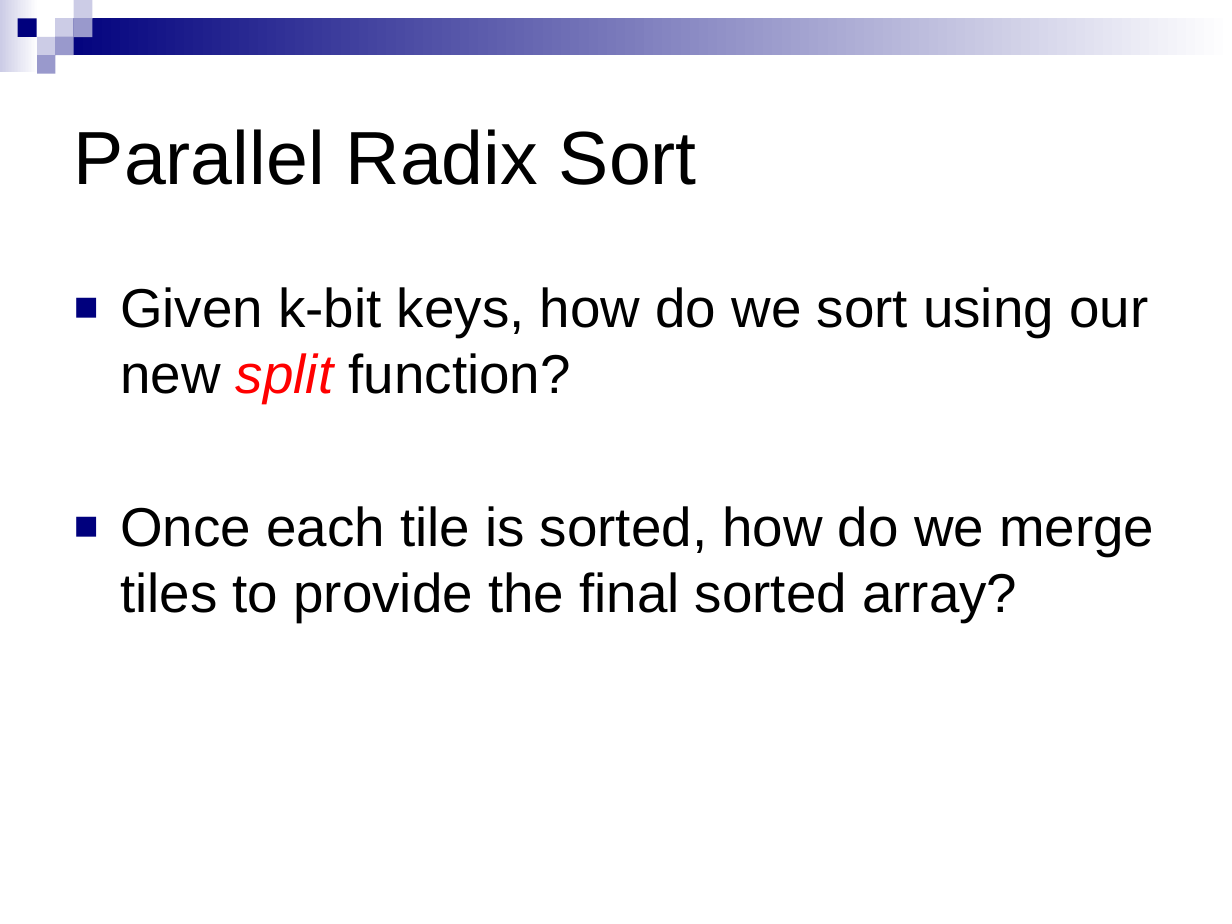
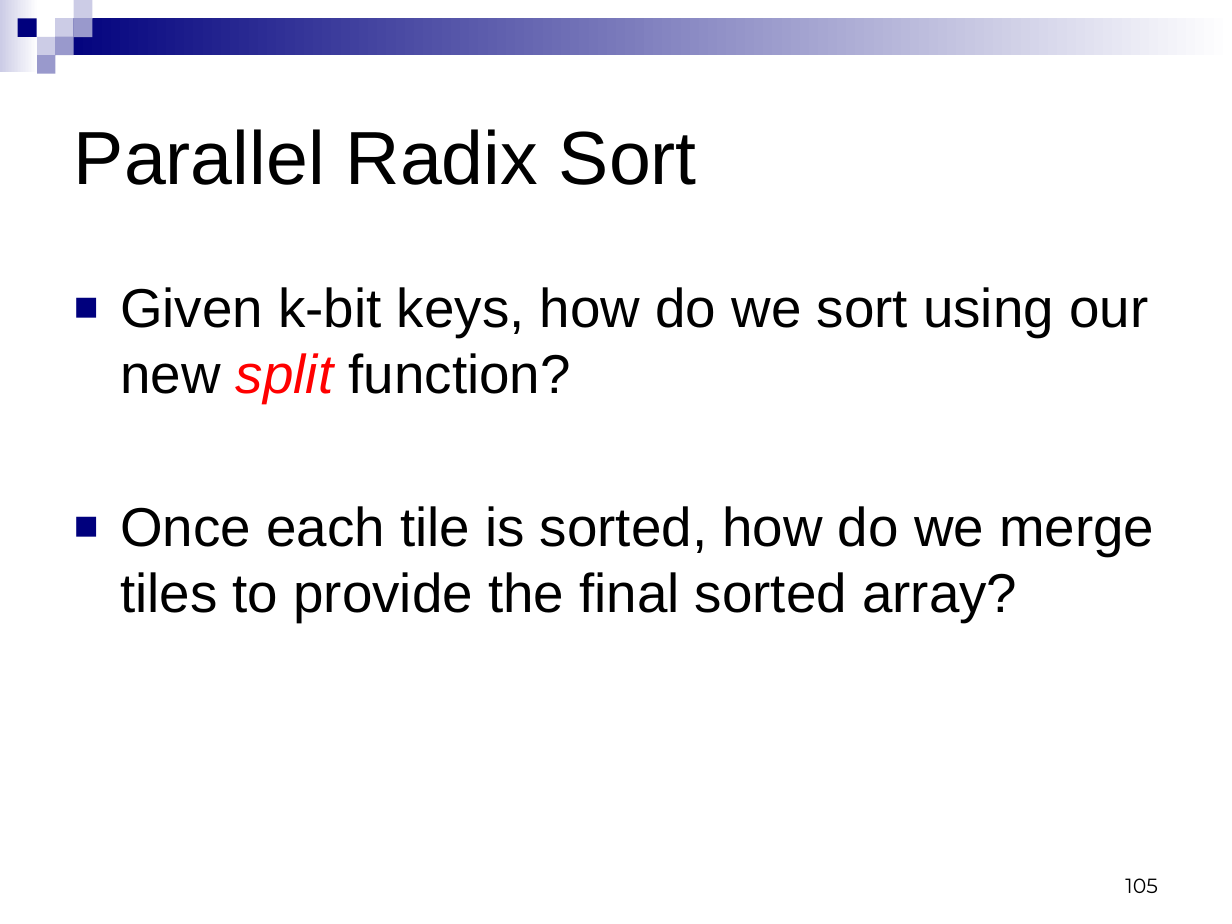
Before and after one commit to CIS565-Fall-2012/cis565-fall-2012.github.com, a slide deck: slide 105 of lectures/09-26-Parallel-Algorithms.pptx. Drawn at 1232x924 pixels with LibreOffice and Linux fonts; fonts in the diff are those of the drawing. Boxes give left, top, right and bottom in pixels: in the first picture for what was removed or moved away, otherwise in the second. Text is boxed around its words. In the diff, an @@ line names an element or a change of style, - is before the commit and + after.

Commit message:
09-26 slides update

```diff
--- a/lectures/09-26-Parallel-Algorithms.pptx
+++ b/lectures/09-26-Parallel-Algorithms.pptx
@@ page number added at <box>1125,878,1158,893</box>, 12 pt, text #000000 @@
+105
```
Also in this commit, not shown: 103 other slides changed.
